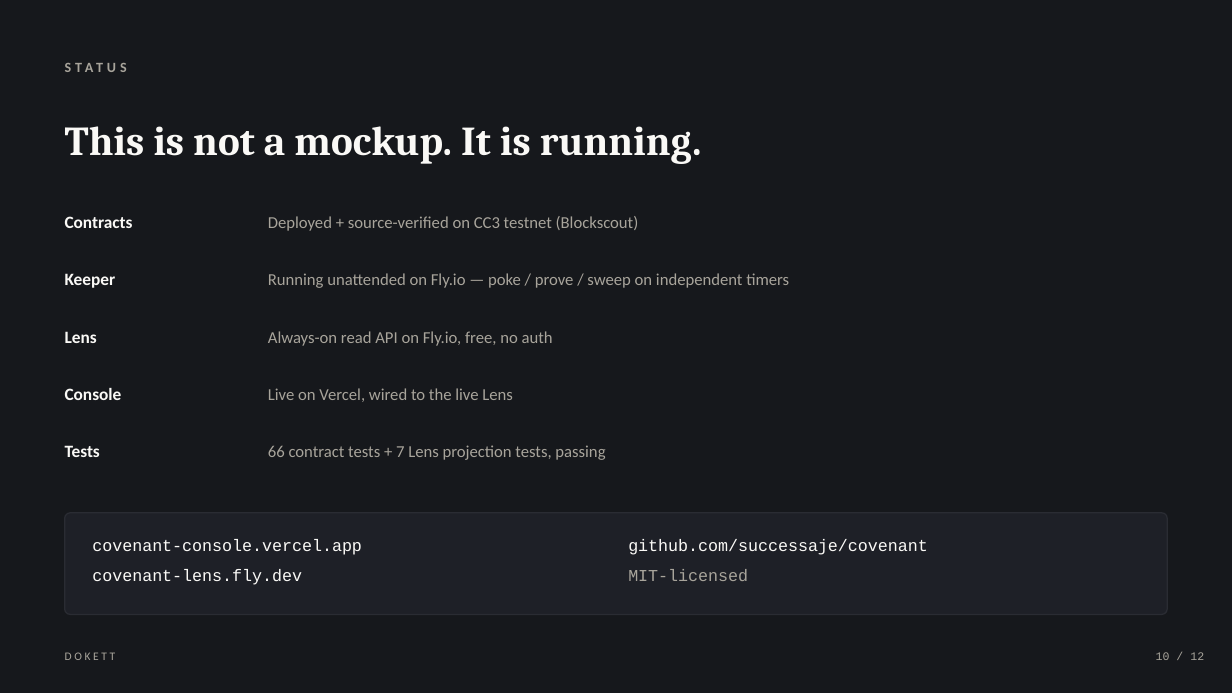
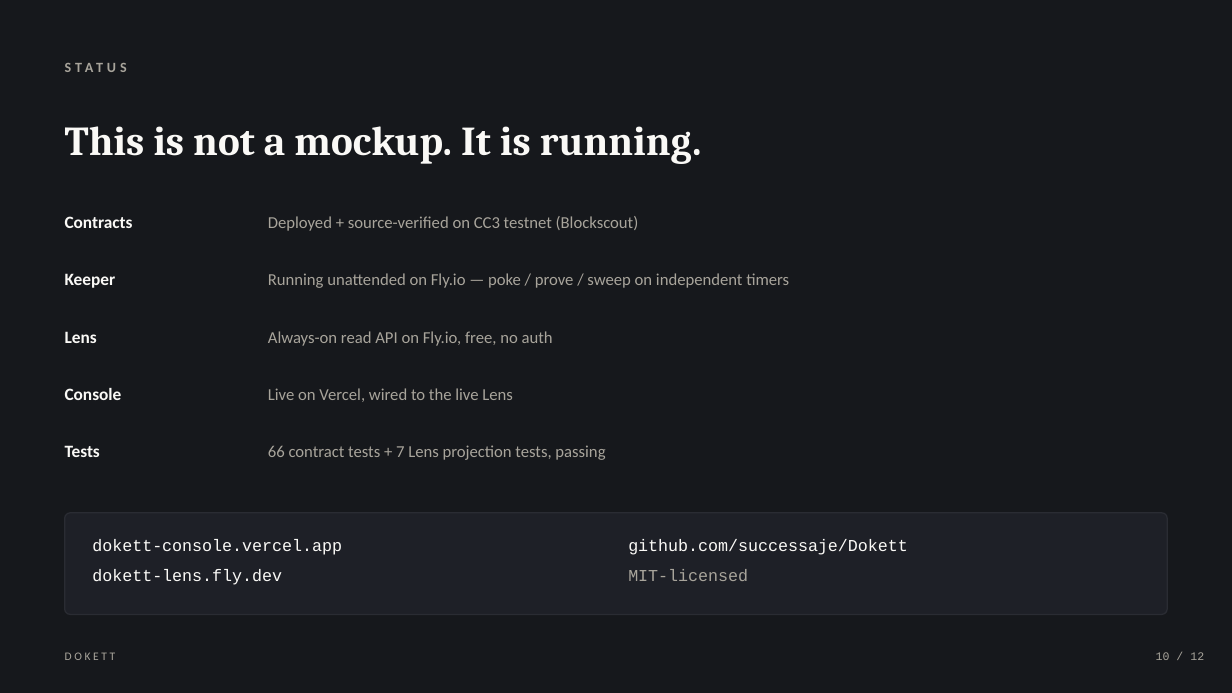
Before and after one commit to successaje/Dokett, a slide deck: slide 10 of docs/deck/dokett-deck.pptx. Drawn at 1232x693 pixels with LibreOffice and Linux fonts; fonts in the diff are those of the drawing. Boxes give left, top, right and bottom in pixels: in the first picture for what was removed or moved away, otherwise in the second. Text is boxed around its words. In the diff, an @@ line names an element or a change of style, - is before the commit and + after.

Commit message:
Point everything at dokett-console.vercel.app
The Console still answered on covenant-console.vercel.app, and that URL
was baked into the capture guide, demo script and submission copy — so
it would have appeared in the browser bar on camera. Worse than merely
stale: "covenant" is the name of the competing submission in the same
track, so the video would have shown a judge the other team's name while
the site said Dokett.

Vercel's CLI has no project rename, but `vercel alias` assigns a free
.vercel.app subdomain to a deployment, which achieves the same thing
without a dashboard visit. The old URL still resolves, so nothing that
already links to it breaks.

15 files updated, OG cards and deck regenerated with the new URL baked
into the images and the footer.

```diff
--- a/docs/deck/dokett-deck.pptx
+++ b/docs/deck/dokett-deck.pptx
@@ text at box(92, 539, 342, 555): text changed @@
-covenant-console.vercel.app
+dokett-console.vercel.app
@@ text at box(628, 539, 908, 555): text changed @@
-github.com/successaje/covenant
+github.com/successaje/Dokett
@@ text at box(92, 569, 282, 585): text changed @@
-covenant-lens.fly.dev
+dokett-lens.fly.dev
```
Also in this commit, not shown: 25 other files.
